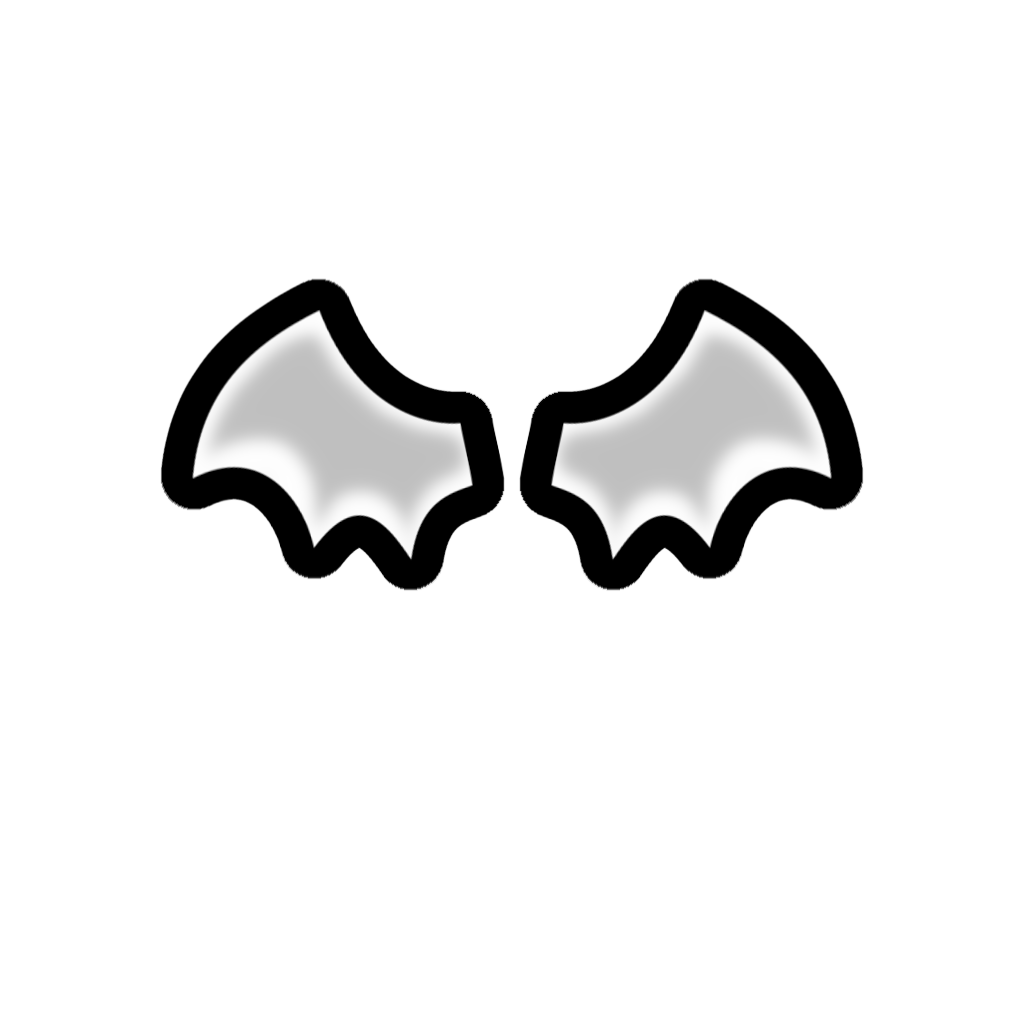
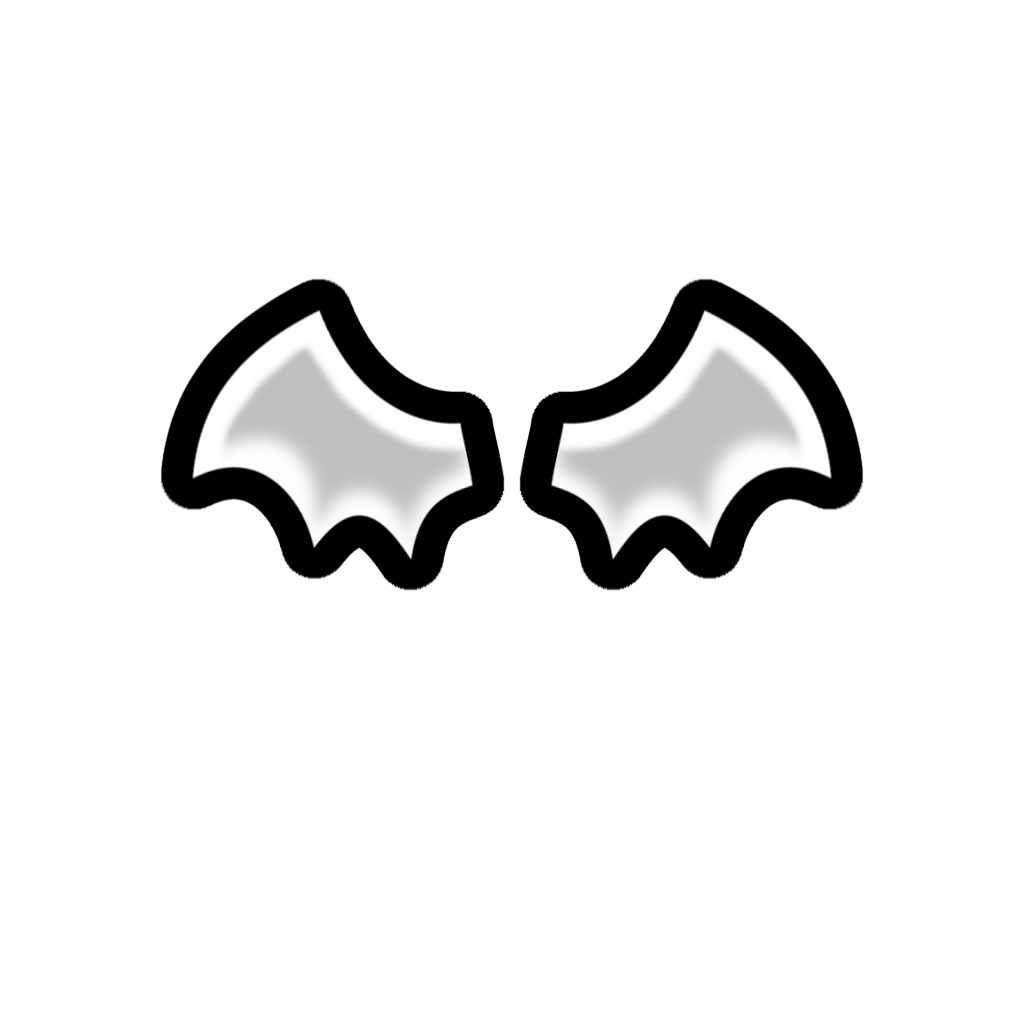
Revision of a layered 1024x1024 image; what changed, layer by layer:
painted on "shading south" over [197,310,827,470]
